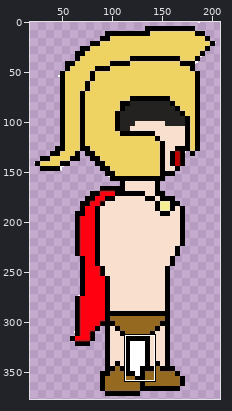
A sprite sheet gets an edit: Ritual Combat/Assets/Characters/body.png. The picture above shows the old version from afar; the outline marks the close-up.
Close-up. First the earlier version:
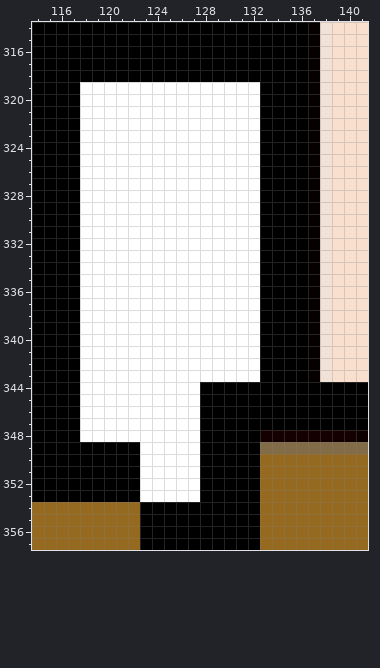
The file is 255x377 pixels. Pixels under 10% opacity are left out. Colours within 5 levels of each other are drawn and written as one. Shown: x 114..141, y 314..357. The wide view leaves out empty margins.
Once edited:
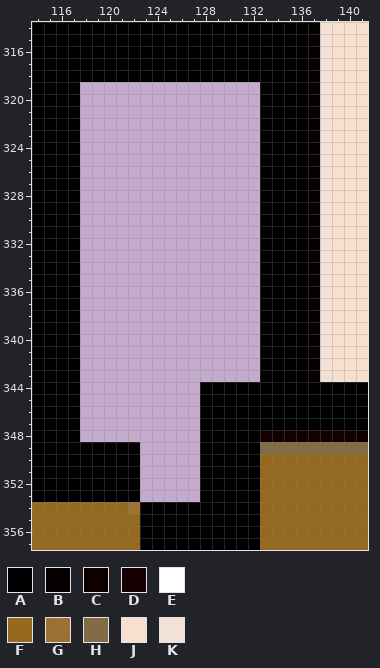
Palette (. is transparent): A #000000  B #070000  C #0d0100  D #140000  E #ffffff  F #956920  G #966a21df  H #826c47  J #f9dfce  K #f2e1d7
Difference:
The author changed colour F to colour G in row 354 at x 122.
The edit erases colour E in rows 319 to 343 at x 118 to 132; in rows 344 to 348 at x 118 to 127; in rows 349 to 353 at x 123 to 127.
Where, in picture pixels (left, top, right, bottom), the same in both close-ups:
changed: (80, 82, 260, 514)
